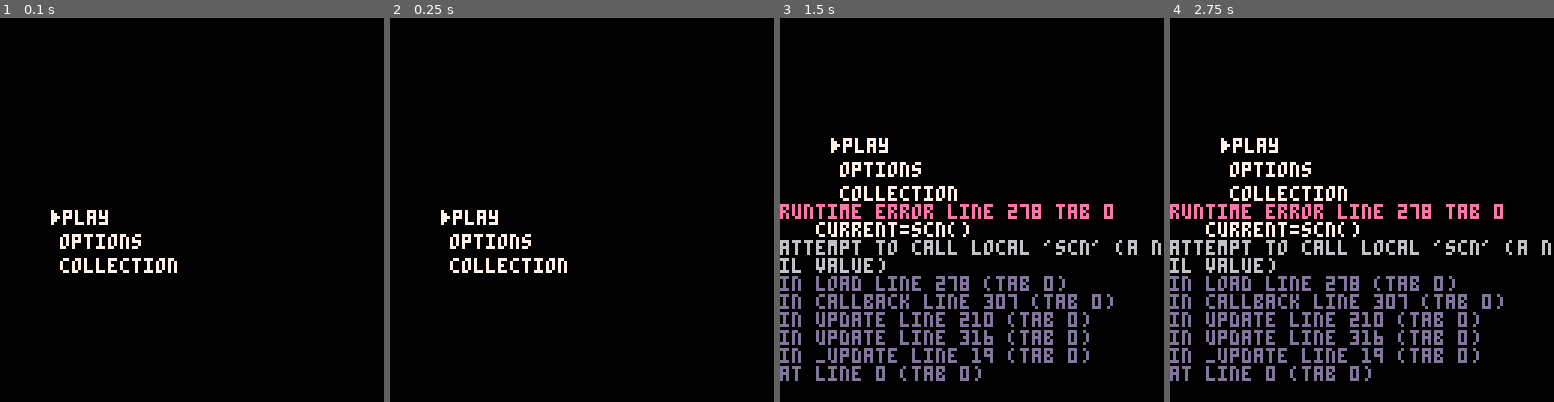
Above: before the commit, frames 1-4 (left to right).
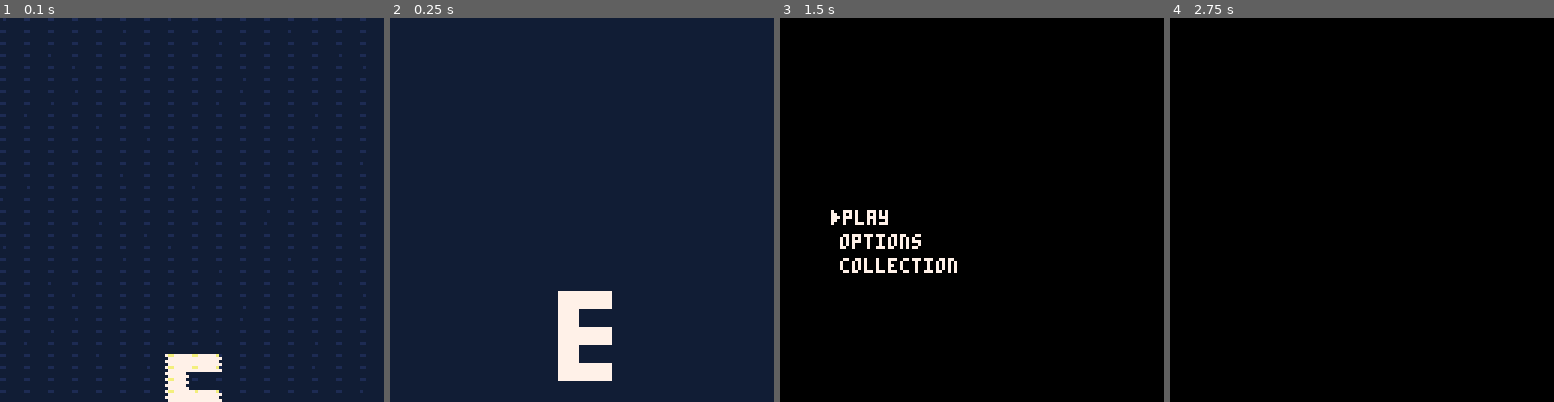
Above: after the commit, the same moments.

Repository: EarlOfEnums/card_game
Game: PICO-8 cartridge card.p8
The game is run twice, just before and just after one commit, with the same random seed, the same clock (stepped at 60 frames per second) and the same inputs.
Inputs:
- Up to frame 1 (0.1 s): no input
- Up to frame 2 (0.25 s): no input
- Up to frame 3 (1.5 s): tap O (Z key) at 0.33, 0.7, 1.43 s; tap X (X key) at 1.07 s
- Up to frame 4 (2.75 s): tap X (X key) at 2.07, 2.4, 2.73 s; tap O (Z key) at 2.22 s; hold Down from 2.42 s (still down)

The runs differ from the first frame. In frame 1, 100% of the frame differs, in the area x 0-100%, y 0-100%; in frame 2, 100%; in frame 3, 12%; in frame 4, 12%.
Error before the commit: runtime error line 278 tab 0; current=scn(); attempt to call local 'scn' (a nil value)

Commit message:
updated splash screen

Diff:
--- a/card.p8
+++ b/card.p8
@@ -8,6 +8,7 @@
 #include scripts/helpers/text.lua
 #include scripts/helpers/array.lua
 #include scripts/entities/entity.lua
+#include scripts/entities/sprite.lua
 #include scripts/entities/ui.lua
 #include scripts/entities/menu.lua
 #include scripts/entities/menu_item.lua
@@ -17,6 +18,7 @@
 #include scripts/scenes/splash.lua
 #include scripts/scenes/main_menu.lua
 #include scripts/scenes/title.lua
+#include scripts/scenes/game.lua
 
 
 
--- /dev/null
+++ b/scripts/entities/sprite.lua
@@ -0,0 +1,16 @@
+sprite=entity:extend({
+ t=nil,
+ sprite_id=0,
+ x=0,
+ y=0,
+ h=8,
+ w=8,
+ flip_h=false,
+ flip_v=false,
+ draw=function(_ENV)
+  if t do
+   palt(t,true)
+  end
+  spr(sprite_id,x,y,w/8,h/8,flip_h,flip_v)
+ end
+})
--- a/scripts/helpers/text.lua
+++ b/scripts/helpers/text.lua
@@ -1,5 +1,7 @@
 -- print centered
 function printc(str,y,clr)
+	y=y or 61
+	clr=clr or 7
 	local x=64-(#str*4)/2
 	print(str,x,y,clr)
 end
--- a/scripts/main.lua
+++ b/scripts/main.lua
@@ -1,11 +1,13 @@
 global=_ENV
 noop=function()end
+poke(0X5F2E,1)
+pal({[0]=0,129,140},1)
 
 function _init()
  logging=true
  if(logging)printh("new log","log",true)
  routines={}
-	scene:load(main_menu_scene)
+	scene:load(splash_scene)
 end
 
 function _update()
--- a/scripts/scenes/game.lua
+++ b/scripts/scenes/game.lua
@@ -1,54 +1,3 @@
 game_scene=scene:extend({
-	init=function(_𝘦𝘯𝘷)
-		global.score=0
-		global.timer=time_limit*30
 
-		-- spawn player
-		player=person()
-
-		-- spawn hearts
-		while #heart.pool<heart_count do
-			local obj=heart({
-				x=8+rnd(107),
-				y=16+rnd(99)
-			})
-
-			-- destroy if colliding
-			obj:detect(player,function()
-				obj:destroy()
-			end)
-		end
-	end,
-
-	update=function(_𝘦𝘯𝘷)
-		entity:each("update")
-
-		-- detect heart pickup
-		heart:each("detect",player,function(obj)
-			sfx(0)
-			obj:destroy()
-			global.score+=1
-
-			for i=1,3 do
-				obj:create_spark()
-			end
-		end)
-
-		-- check win state
-		if #heart.pool==0 then
-			scene:load(win_scene)
-		end
-
-		-- check game over state
-		if timer==0 then
-			scene:load(lose_scene)
-		end
-
-		global.timer=max(0,timer-1)
-	end,
-
-	draw=function(_𝘦𝘯𝘷)
-		add(entity.pool,del(entity.pool,player))
-		entity:each("draw")
-	end,
 })
--- a/scripts/scenes/splash.lua
+++ b/scripts/scenes/splash.lua
@@ -1,18 +1,76 @@
 splash_scene=scene:extend({
+	-- crown=sprite({
+	-- 	t=0,
+	-- 	sprite_id=4,
+	-- 	x=40,
+	-- 	h=26,
+	-- 	w=48
+	-- }),
+	crown=sprite({
+		t=0,
+		sprite_id=64,
+		y=-15,
+		x=56,
+		h=9,
+		w=18
+	}),
+	left_bracket=sprite({
+		t=0,
+		sprite_id=11,
+		x=-12,
+		y=49,
+		h=30,
+		w=12,
+		flip_h=true
+	}),
+	right_bracket=sprite({
+		t=0,
+		sprite_id=11,
+		x=128,
+		y=49,
+		h=30,
+		w=12
+	}),
+	big_e=sprite({
+		t=0,
+		sprite_id=1,
+		x=56,
+		y=128,
+		h=30,
+		w=18
+	}),
+
 	init=function(_ENV)
 		frame=0
-
+		-- animate(crown,"y",40,40)
+		-- animate(left_bracket,"x",42,40)
+		-- animate(right_bracket,"x",76,40)
+		-- animate(big_e,"y",49,40)
 	end,
 
 	update=function(_ENV)
-		entity:each("update")
-
+		frame+=1
+		if frame == 1 do
+		 animate(big_e,"y",49,15)
+		end
+		if frame == 15 do
+			animate(left_bracket,"x",42,10)
+			animate(right_bracket,"x",76,10)
+		end
+		if frame == 25 do
+			animate(crown,"y",40,40)
+		end
 		if btnp(❎) then
 			scene:load(main_menu_scene)
 		end
 	end,
 
-	draw=function()
+	draw=function(_ENV)
+		cls(1)
+		rectfill(crown.x,crown.y+crown.h,crown.x+crown.w-1,crown.y+crown.h+2,2)
 		entity:each("draw")
-	end,
+		if frame>65 do
+		 prints("eARL OF eNUMS",40,80,7)
+		end
+	end
 })
Not shown, changed: 30 lines of the sprite sheet (__gfx__) section of card.p8
